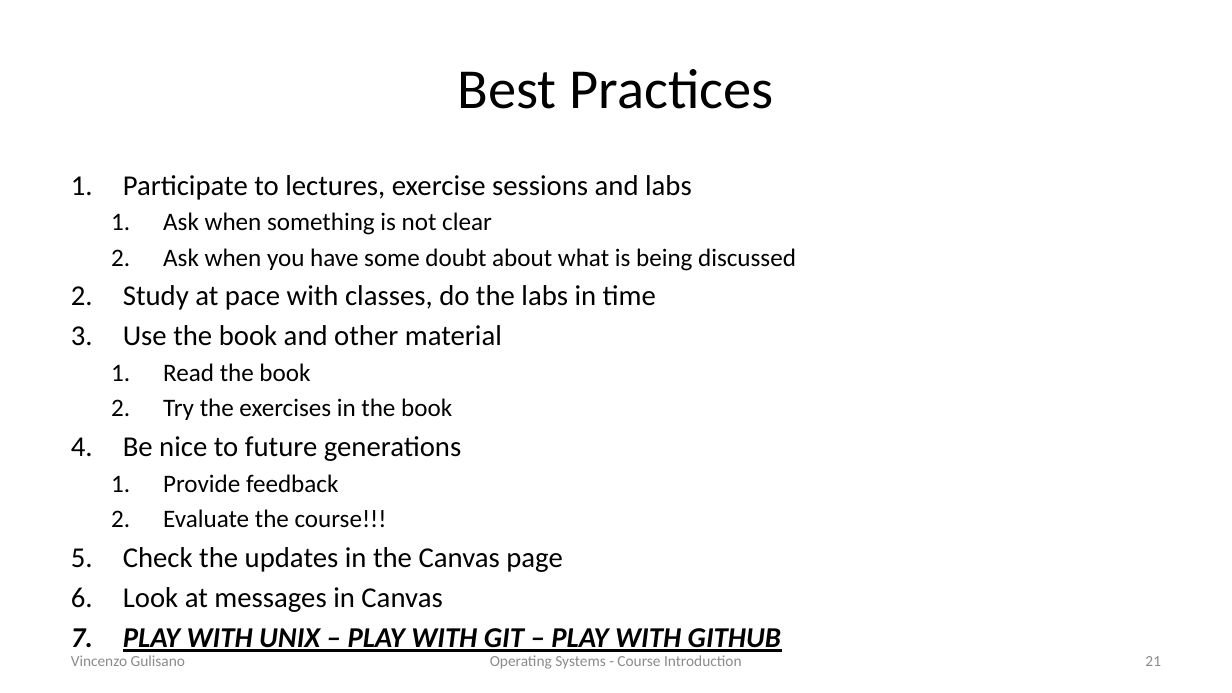
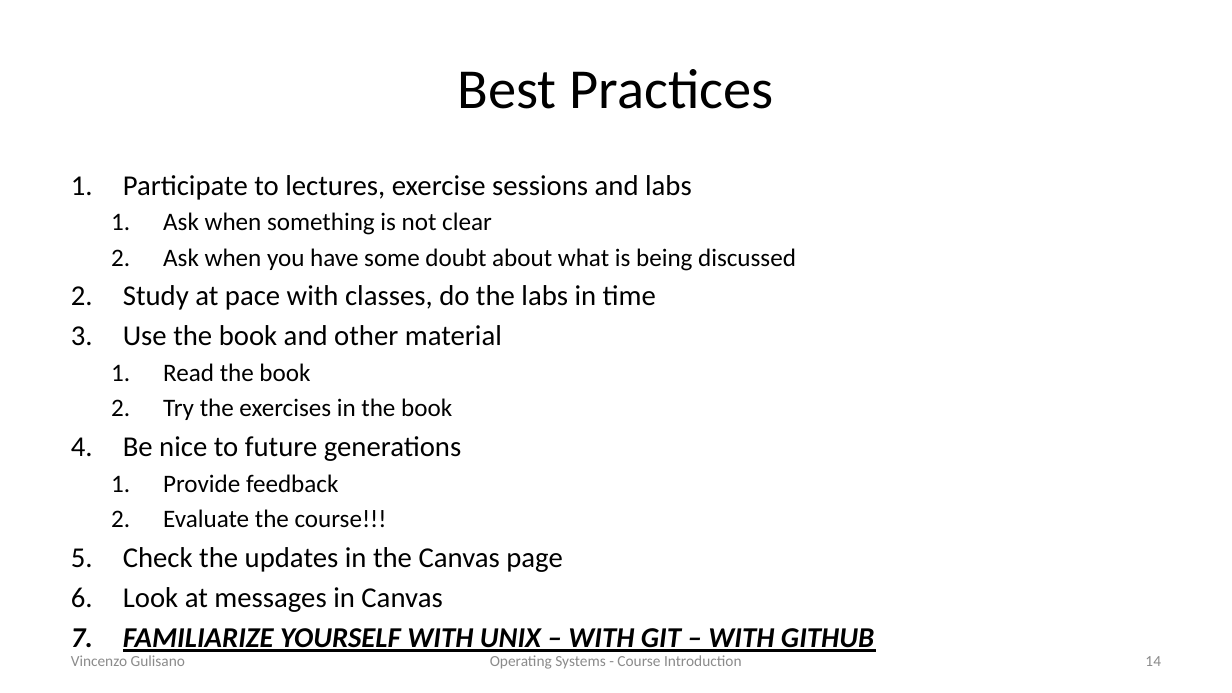
Before and after one commit to vincenzo-gulisano/os_material, a slide deck: slide 14 of slides/course_introduction.pptx (slide 21 before the commit). Drawn at 1232x693 pixels with LibreOffice and Linux fonts; fonts in the diff are those of the drawing. Boxes give left, top, right and bottom in pixels: in the first picture for what was removed or moved away, otherwise in the second. Text is boxed around its words. In the diff, an @@ line names an element or a change of style, - is before the commit and + after.

```diff
--- a/slides/course_introduction.pptx
+++ b/slides/course_introduction.pptx
@@ text at [123,628,874,652]: text changed @@
-7. PLAY WITH UNIX – PLAY WITH GIT – PLAY WITH GITHUB
+7. FAMILIARIZE YOURSELF WITH UNIX – WITH GIT – WITH GITHUB
@@ page number at [1145,656,1161,666]: text changed @@
-21
+14
```
Also in this commit, not shown: 6 other slides changed, 26 slides removed, 1 other file.
